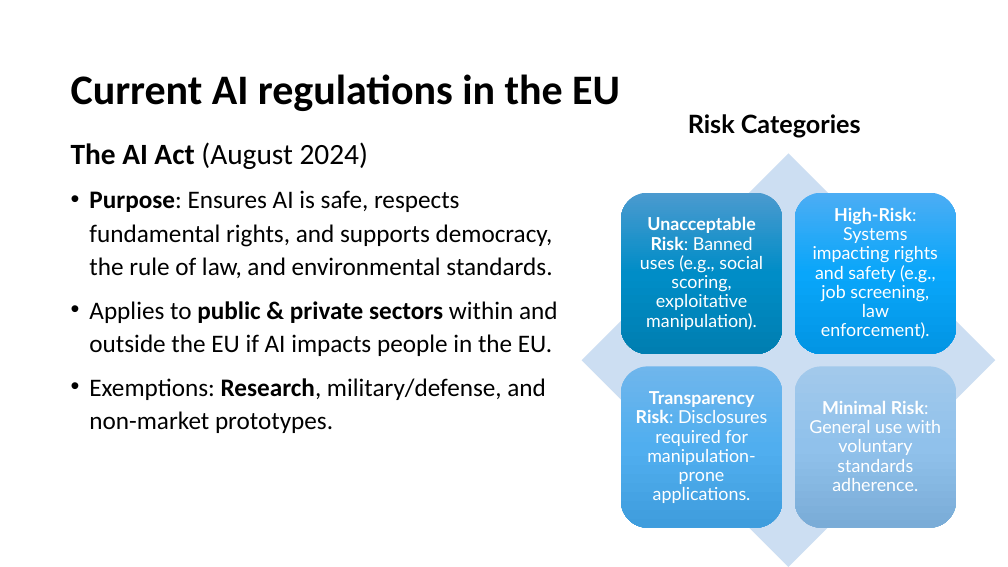
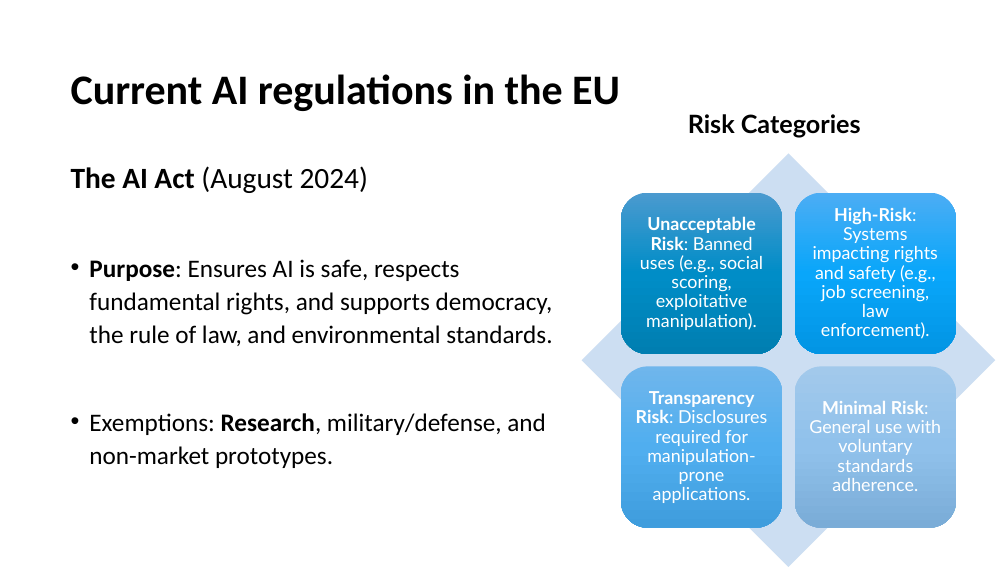
Before and after one commit to olgaminaeva/gen-ai-coding, a slide deck: slide 5 of instructors/episode3.pptx (slide 6 before the commit). Drawn at 1008x567 pixels with LibreOffice and Linux fonts; fonts in the diff are those of the drawing; background and template pictures are left out. Boxes give left, top, right and bottom in pixels: in the first picture for what was removed or moved away, otherwise in the second. Text is boxed around its words. In the diff, an @@ line names an element or a change of style, - is before the commit and + after.

```diff
--- a/instructors/episode3.pptx
+++ b/instructors/episode3.pptx
@@ text at (89,301,558,356): paragraph removed @@
-• Applies to public & private sectors within and outside the EU if AI impacts people in the EU.
```
Also in this commit, not shown: 6 other slides changed, 1 slide added, 2 slides removed, 1 other file.
